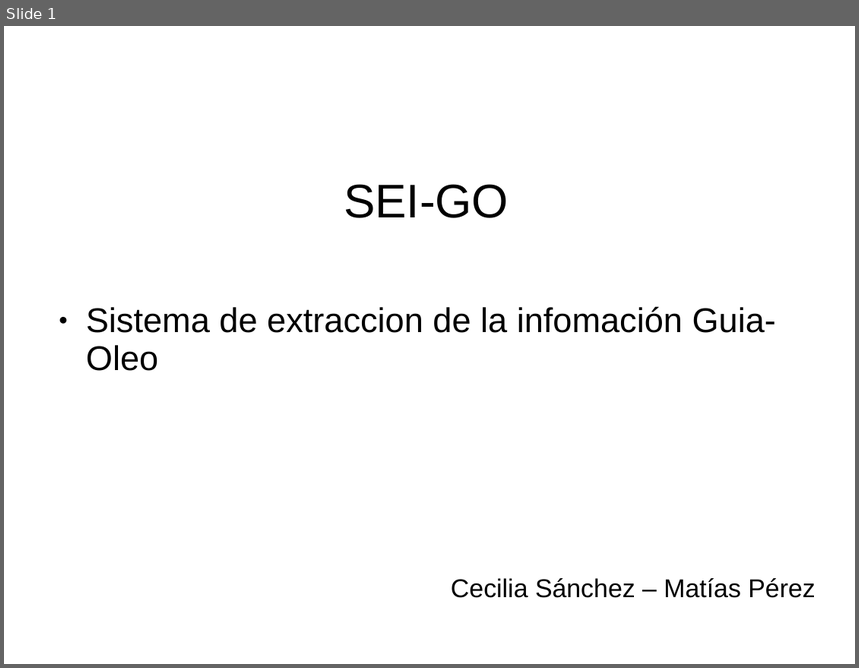
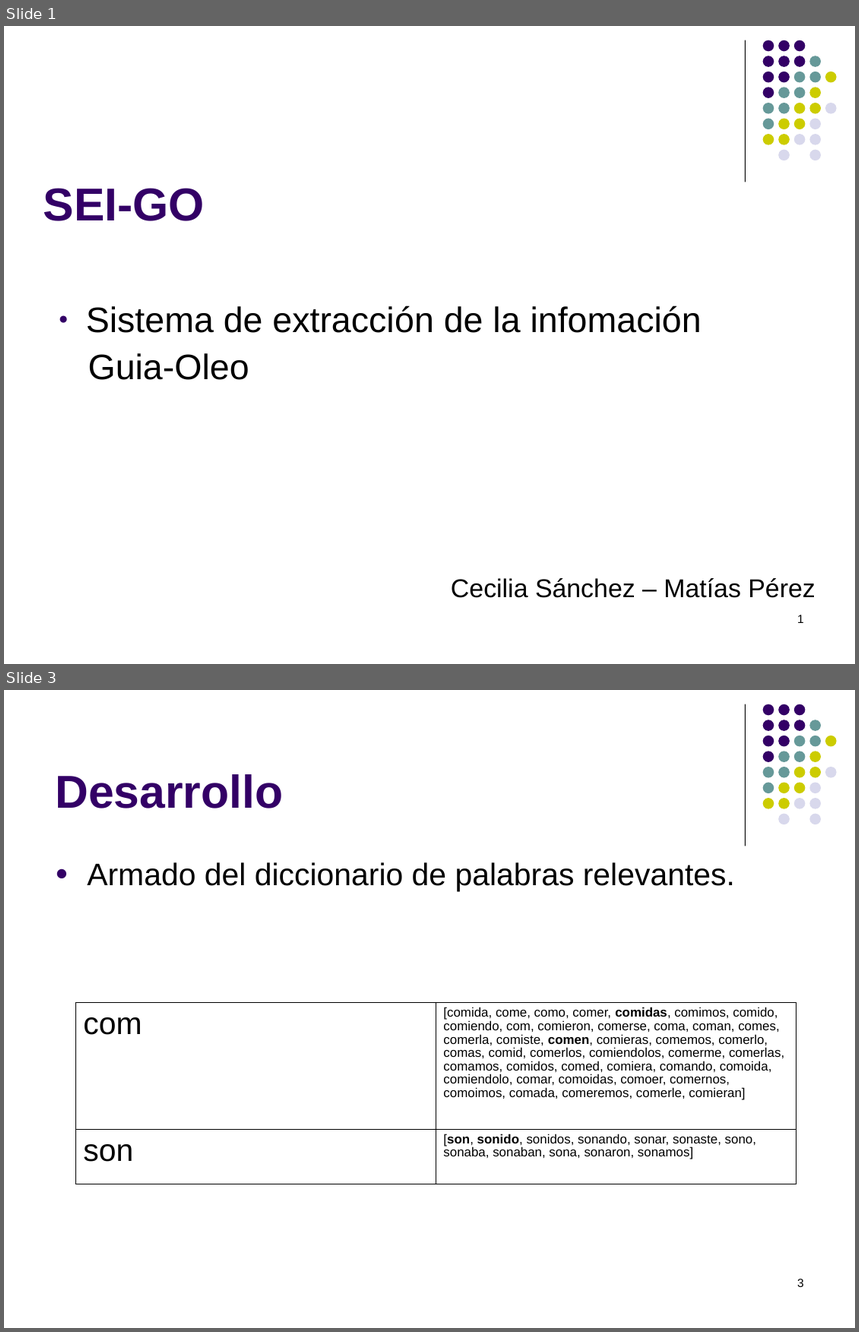
Before and after one commit to Maturuleco/ia2010primercuat, a slide deck: Presentacion/presentacion_final.ppt. Shown one above the other, each under a label of ours: slide 1 before the commit, slides 1 and 3 after it; the slides between them are not shown. The pictures are 859x668 and 859x1332 pixels, drawn with LibreOffice and Linux fonts; fonts in the diff are those of the drawing. Boxes give left, top, right and bottom in pixels: in the first picture for what was removed or moved away, otherwise in the second. Text is boxed around its words. In the diff, an @@ line names an element or a change of style, - is before the commit and + after.

Commit message:
cambios de vista y algunos comentarios mas de ejemplo, desarrollo tambien cambio

```diff
--- a/Presentacion/presentacion_final.ppt
+++ b/Presentacion/presentacion_final.ppt
@@ slide 3 added at [4, 690, 855, 1328], background #FFFFFF; not listed: 32 template elements that a slide beside it also shows @@
@@ title added at [55, 774, 283, 809], 43 pt, text #330066, bold @@
+Desarrollo
@@ text added at [87, 863, 735, 891], 29 pt, text #000000 @@
+● Armado del diccionario de palabras relevantes.
@@ table added at [76, 1003, 797, 1184], 2 rows, 2 columns @@
+com | [comida, come, como, comer, comidas, comimos, comido, comiendo, com, comieron, comerse, coma, coman, comes, comerla, comiste, comen, comieras, comemos, comerlo, comas, comid, comerlos, comiendolos, comerme, comerlas, comamos, comidos, comed, comiera, comando, comoida, comiendolo, comar, comoidas, comoer, comernos, comoimos, comada, comeremos, comerle, comieran]
+son | [son, sonido, sonidos, sonando, sonar, sonaste, sono, sonaba, sonaban, sona, sonaron, sonamos]
@@ page number added at [797, 1279, 804, 1287], 11 pt, text #000000 @@
+3
@@ slide 1 changed as well @@
@@ line added from (746, 40) to (746, 182), #000000 0.74 pt @@
@@ title "SEI-GO" at [44, 188, 205, 221]: size 44 to 43 pt, text colour #000000 to #330066, bold on; alignment centre to left; line spacing 0.93 to 1 @@
@@ group added at [763, 40, 837, 161]: 31 ellipses @@
@@ text at [86, 306, 702, 380]: text changed; size 32 to 33 pt @@
-● Sistema de extraccion de la infomación Guia-Oleo
+● Sistema de extracción de la infomación
+Guia-Oleo
@@ page number added at [797, 615, 804, 623], 11 pt, text #000000 @@
+1
```
Also in this commit, not shown: 1 other slide changed, 11 other slides added, 3 slides removed.
